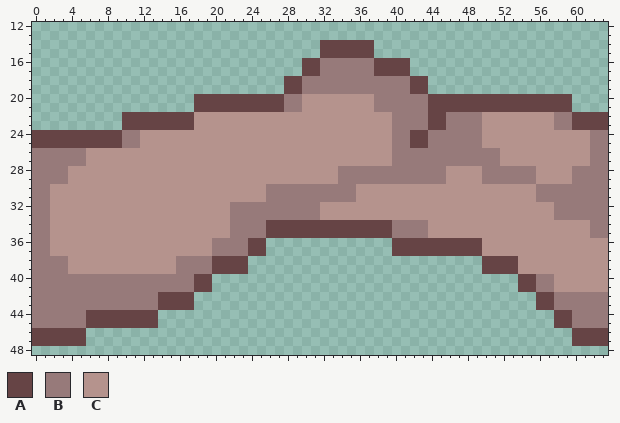
Pixel-art sprite: Assets/Bosses/BrainRedux/DeadTeather.png. This is how it looked before the edit.
The file is 64x64 pixels. Colours within 5 levels of each other are drawn and written as one. Shown: x 0..63, y 12..48.
Palette (. is transparent): A #664445  B #977a7a  C #b5938d
Pixels before, first column x 0:
14 ................................AAAAAA..........................
15 ................................AAAAAA..........................
16 ..............................AABBBBBBAAAA......................
17 ..............................AABBBBBBAAAA......................
18 ............................AABBBBBBBBBBBBAA....................
19 ............................AABBBBBBBBBBBBAA....................
20 ..................AAAAAAAAAABBCCCCCCCCBBBBBBAAAAAAAAAAAAAAAA....
21 ..................AAAAAAAAAABBCCCCCCCCBBBBBBAAAAAAAAAAAAAAAA....
22 ..........AAAAAAAACCCCCCCCCCCCCCCCCCCCCCBBBBAABBBBCCCCCCCCBBAAAA
23 ..........AAAAAAAACCCCCCCCCCCCCCCCCCCCCCBBBBAABBBBCCCCCCCCBBAAAA
24 AAAAAAAAAABBCCCCCCCCCCCCCCCCCCCCCCCCCCCCBBAABBBBBBCCCCCCCCCCCCBB
25 AAAAAAAAAABBCCCCCCCCCCCCCCCCCCCCCCCCCCCCBBAABBBBBBCCCCCCCCCCCCBB
26 BBBBBBCCCCCCCCCCCCCCCCCCCCCCCCCCCCCCCCCCBBBBBBBBBBBBCCCCCCCCCCBB
27 BBBBBBCCCCCCCCCCCCCCCCCCCCCCCCCCCCCCCCCCBBBBBBBBBBBBCCCCCCCCCCBB
28 BBBBCCCCCCCCCCCCCCCCCCCCCCCCCCCCCCBBBBBBBBBBBBCCCCBBBBBBCCCCBBBB
29 BBBBCCCCCCCCCCCCCCCCCCCCCCCCCCCCCCBBBBBBBBBBBBCCCCBBBBBBCCCCBBBB
30 BBCCCCCCCCCCCCCCCCCCCCCCCCBBBBBBBBBBCCCCCCCCCCCCCCCCCCCCBBBBBBBB
31 BBCCCCCCCCCCCCCCCCCCCCCCCCBBBBBBBBBBCCCCCCCCCCCCCCCCCCCCBBBBBBBB
32 BBCCCCCCCCCCCCCCCCCCCCBBBBBBBBBBCCCCCCCCCCCCCCCCCCCCCCCCCCBBBBBB
33 BBCCCCCCCCCCCCCCCCCCCCBBBBBBBBBBCCCCCCCCCCCCCCCCCCCCCCCCCCBBBBBB
34 BBCCCCCCCCCCCCCCCCCCCCBBBBAAAAAAAAAAAAAABBBBCCCCCCCCCCCCCCCCCCBB
35 BBCCCCCCCCCCCCCCCCCCCCBBBBAAAAAAAAAAAAAABBBBCCCCCCCCCCCCCCCCCCBB
36 BBCCCCCCCCCCCCCCCCCCBBBBAA..............AAAAAAAAAACCCCCCCCCCCCCC
37 BBCCCCCCCCCCCCCCCCCCBBBBAA..............AAAAAAAAAACCCCCCCCCCCCCC
38 BBBBCCCCCCCCCCCCBBBBAAAA..........................AAAACCCCCCCCCC
39 BBBBCCCCCCCCCCCCBBBBAAAA..........................AAAACCCCCCCCCC
40 BBBBBBBBBBBBBBBBBBAA..................................AABBCCCCCC
41 BBBBBBBBBBBBBBBBBBAA..................................AABBCCCCCC
42 BBBBBBBBBBBBBBAAAA......................................AABBBBBB
43 BBBBBBBBBBBBBBAAAA......................................AABBBBBB
44 BBBBBBAAAAAAAA............................................AABBBB
45 BBBBBBAAAAAAAA............................................AABBBB
46 AAAAAA......................................................AAAA
47 AAAAAA......................................................AAAA
New version:
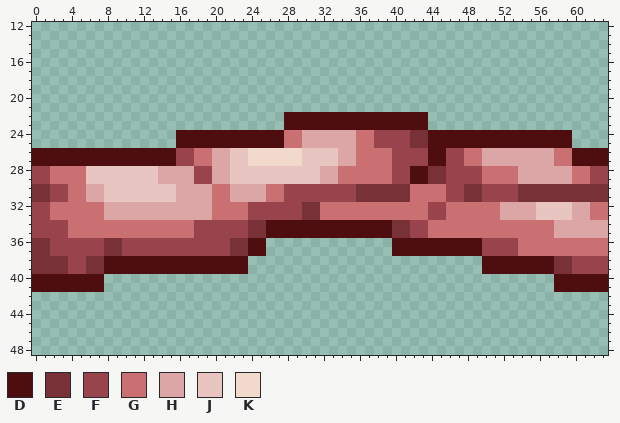
Colours new in this view: D #4e0e10  E #783137  F #99444c  G #ca7073  H #dca5a6  J #e9c5c2  K #f1dacb
Diff:
Changed rows in their new state; - is an unchanged pixel.
first column x 0:
14 --------------------------------......--------------------------
15 --------------------------------......--------------------------
16 ------------------------------............----------------------
17 ------------------------------............----------------------
18 ----------------------------................--------------------
19 ----------------------------................--------------------
20 ------------------..........................................----
21 ------------------..........................................----
22 ----------..................DDDDDDDDDDDDDDDD....................
23 ----------..................DDDDDDDDDDDDDDDD....................
24 ................DDDDDDDDDDDDGGHHHHHHGGFFFFEEDDDDDDDDDDDDDDDD....
25 ................DDDDDDDDDDDDGGHHHHHHGGFFFFEEDDDDDDDDDDDDDDDD....
26 DDDDDDDDDDDDDDDDFFGGHHJJKKKKKKJJJJHHGGGGFFFFDDFFGGHHHHHHHHGGDDDD
27 DDDDDDDDDDDDDDDDFFGGHHJJKKKKKKJJJJHHGGGGFFFFDDFFGGHHHHHHHHGGDDDD
28 FFGGGGJJJJJJJJHHHHFFHHJJJJJJJJJJHHGGGGGGFFDDEEFFFFGGGGHHHHHHGGFF
29 FFGGGGJJJJJJJJHHHHFFHHJJJJJJJJJJHHGGGGGGFFDDEEFFFFGGGGHHHHHHGGFF
30 EEFFGGHHJJJJJJJJHHHHGGHHHHGGFFFFFFFFEEEEEEGGGGFFEEFFFFEEEEEEEEEE
31 EEFFGGHHJJJJJJJJHHHHGGHHHHGGFFFFFFFFEEEEEEGGGGFFEEFFFFEEEEEEEEEE
32 FFGGGGGGHHHHHHHHHHHHGGGGFFFFFFEEGGGGGGGGGGGGFFGGGGGGHHHHJJJJHHGG
33 FFGGGGGGHHHHHHHHHHHHGGGGFFFFFFEEGGGGGGGGGGGGFFGGGGGGHHHHJJJJHHGG
34 FFFFGGGGGGGGGGGGGGFFFFFFEEDDDDDDDDDDDDDDEEFFGGGGGGGGGGGGGGHHHHHH
35 FFFFGGGGGGGGGGGGGGFFFFFFEEDDDDDDDDDDDDDDEEFFGGGGGGGGGGGGGGHHHHHH
36 EEFFFFFFEEFFFFFFFFFFFFEEDD--------------DDDDDDDDDDFFFFGGGGGGGGGG
37 EEFFFFFFEEFFFFFFFFFFFFEEDD--------------DDDDDDDDDDFFFFGGGGGGGGGG
38 EEEEFFEEDDDDDDDDDDDDDDDD--------------------------DDDDDDDDEEFFFF
39 EEEEFFEEDDDDDDDDDDDDDDDD--------------------------DDDDDDDDEEFFFF
40 DDDDDDDD............----------------------------------....DDDDDD
41 DDDDDDDD............----------------------------------....DDDDDD
42 ..................--------------------------------------........
43 ..................--------------------------------------........
44 ..............--------------------------------------------......
45 ..............--------------------------------------------......
46 ......------------------------------------------------------....
47 ......------------------------------------------------------....
Pixel boxes of the changes (left, top, right, bottom) in both pictures:
changed: (32, 40, 608, 346)
